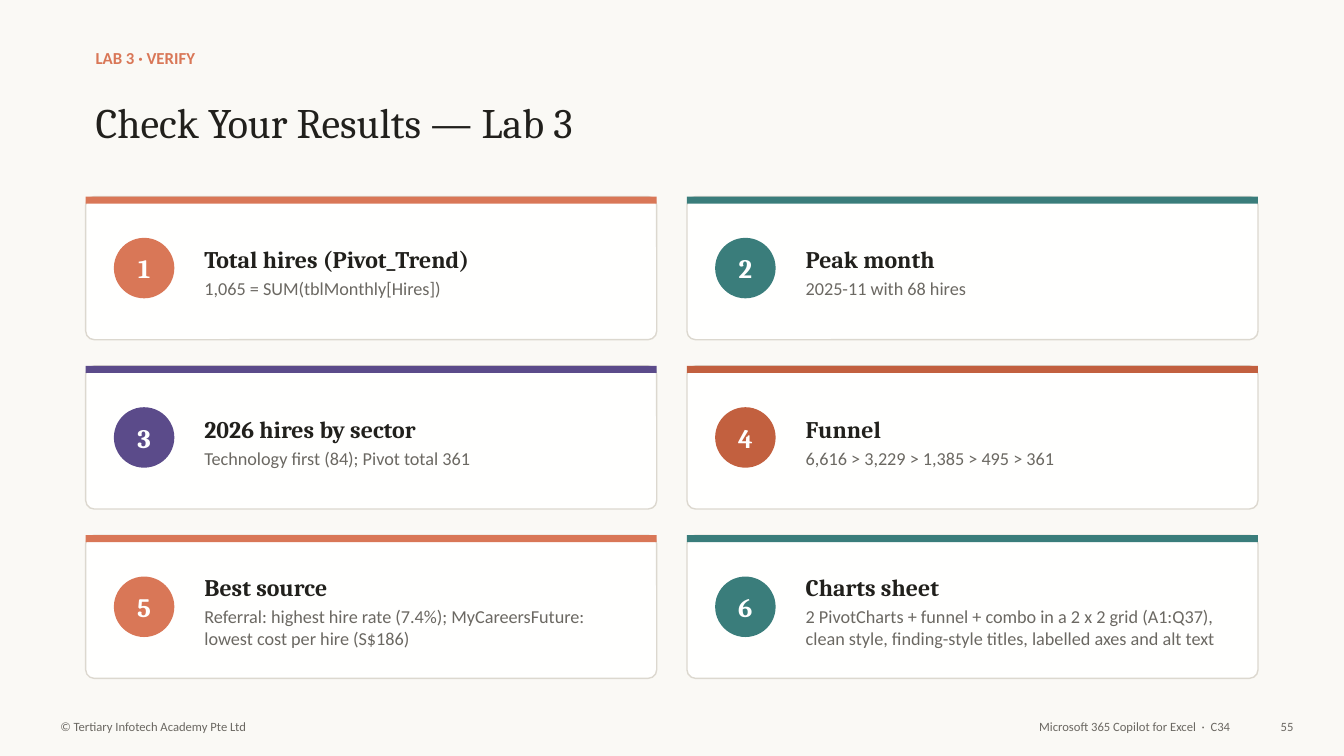
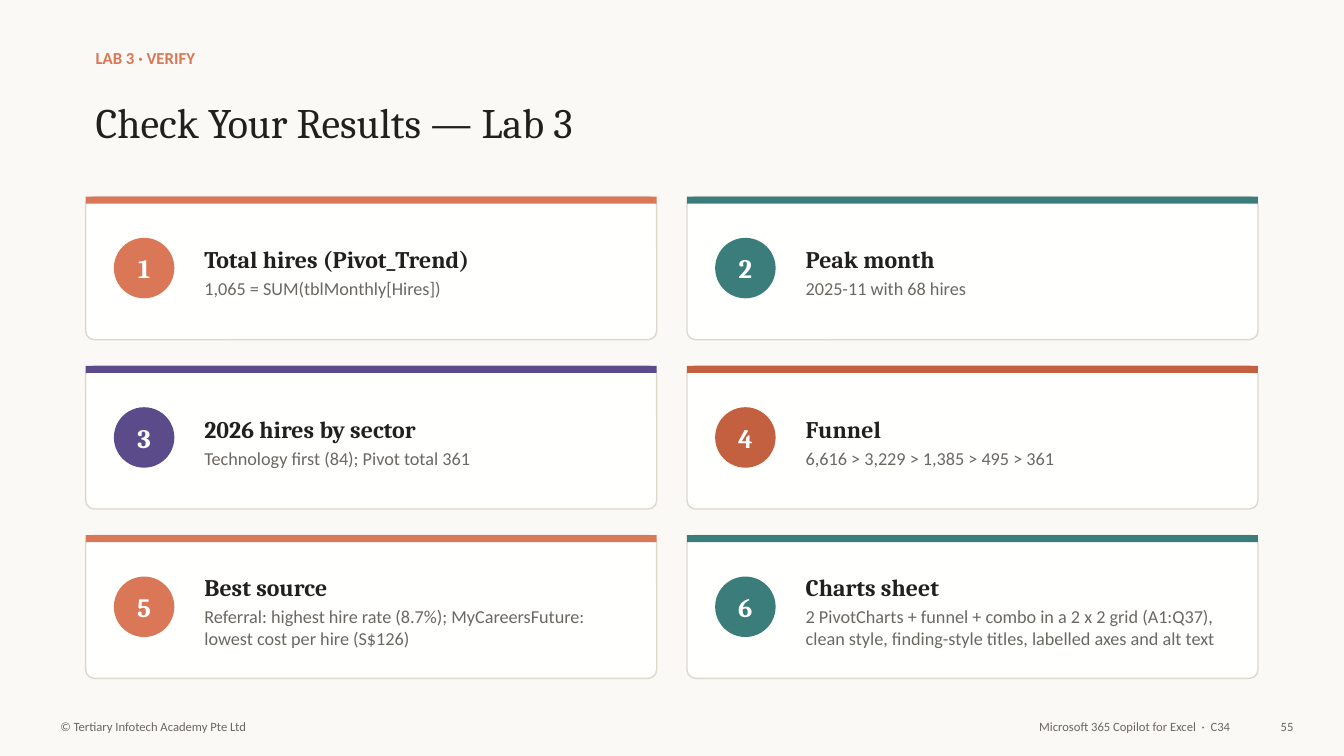
Before and after one commit to tertiarycourses/C34-Microsoft-365-Copilot-for-Excel, a slide deck: slide 56 of courseware/Microsoft 365 Copilot for Excel-v3.0.pptx. Drawn at 1344x756 pixels with LibreOffice and Linux fonts; fonts in the diff are those of the drawing. Boxes give left, top, right and bottom in pixels: in the first picture for what was removed or moved away, otherwise in the second. Text is boxed around its words. In the diff, an @@ line names an element or a change of style, - is before the commit and + after.

```diff
--- a/courseware/Microsoft 365 Copilot for Excel-v3.0.pptx
+++ b/courseware/Microsoft 365 Copilot for Excel-v3.0.pptx
@@ text at <box>204,610,584,648</box>: text changed @@
-Referral: highest hire rate (7.4%); MyCareersFuture: lowest cost per hire (S$186)
+Referral: highest hire rate (8.7%); MyCareersFuture: lowest cost per hire (S$126)
```
Also in this commit, not shown: 1 other slide changed, 27 other files.
